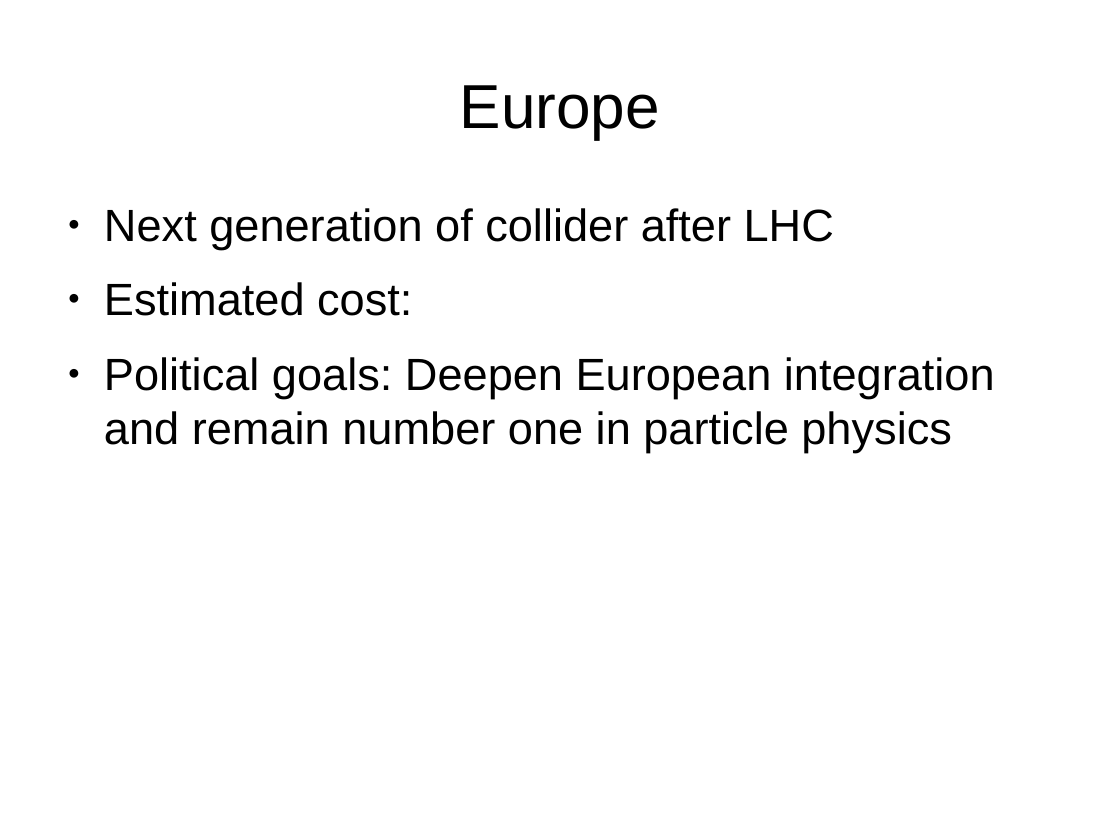
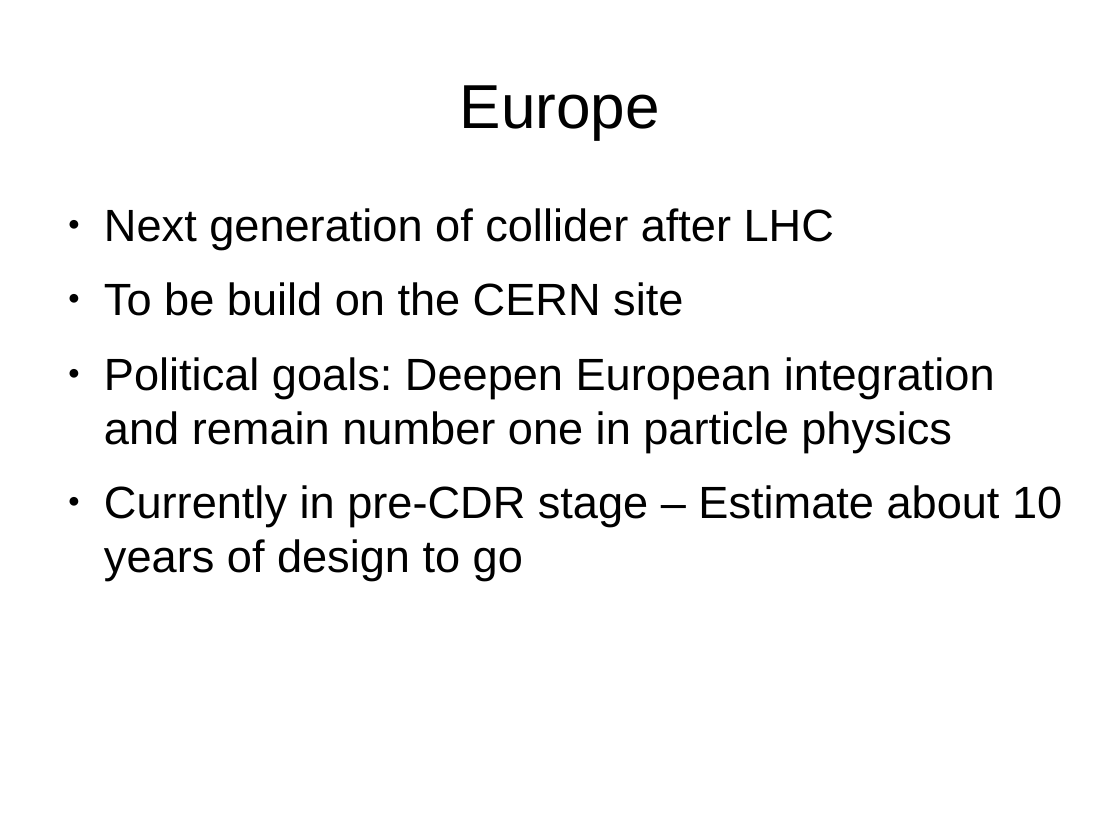
Before and after one commit to joequant/bitquant, a slide deck: slide 13 of pitchdecks/collider.odp (slide 10 before the commit). Drawn at 1120x840 pixels with LibreOffice and Linux fonts; fonts in the diff are those of the drawing. Boxes give left, top, right and bottom in pixels: in the first picture for what was removed or moved away, otherwise in the second. Text is boxed around its words. In the diff, an @@ line names an element or a change of style, - is before the commit and + after.

```diff
--- a/pitchdecks/collider.odp
+++ b/pitchdecks/collider.odp
@@ text at (x1=104, y1=282, x2=683, y2=316): text changed @@
-● Estimated cost:
+● To be build on the CERN site
@@ text at (x1=104, y1=485, x2=1062, y2=581): paragraph added @@
+● Currently in pre-CDR stage – Estimate about 10 years of design to go
```
Also in this commit, not shown: 6 other slides changed, 6 slides added, 1 slide removed, 1 other file.
